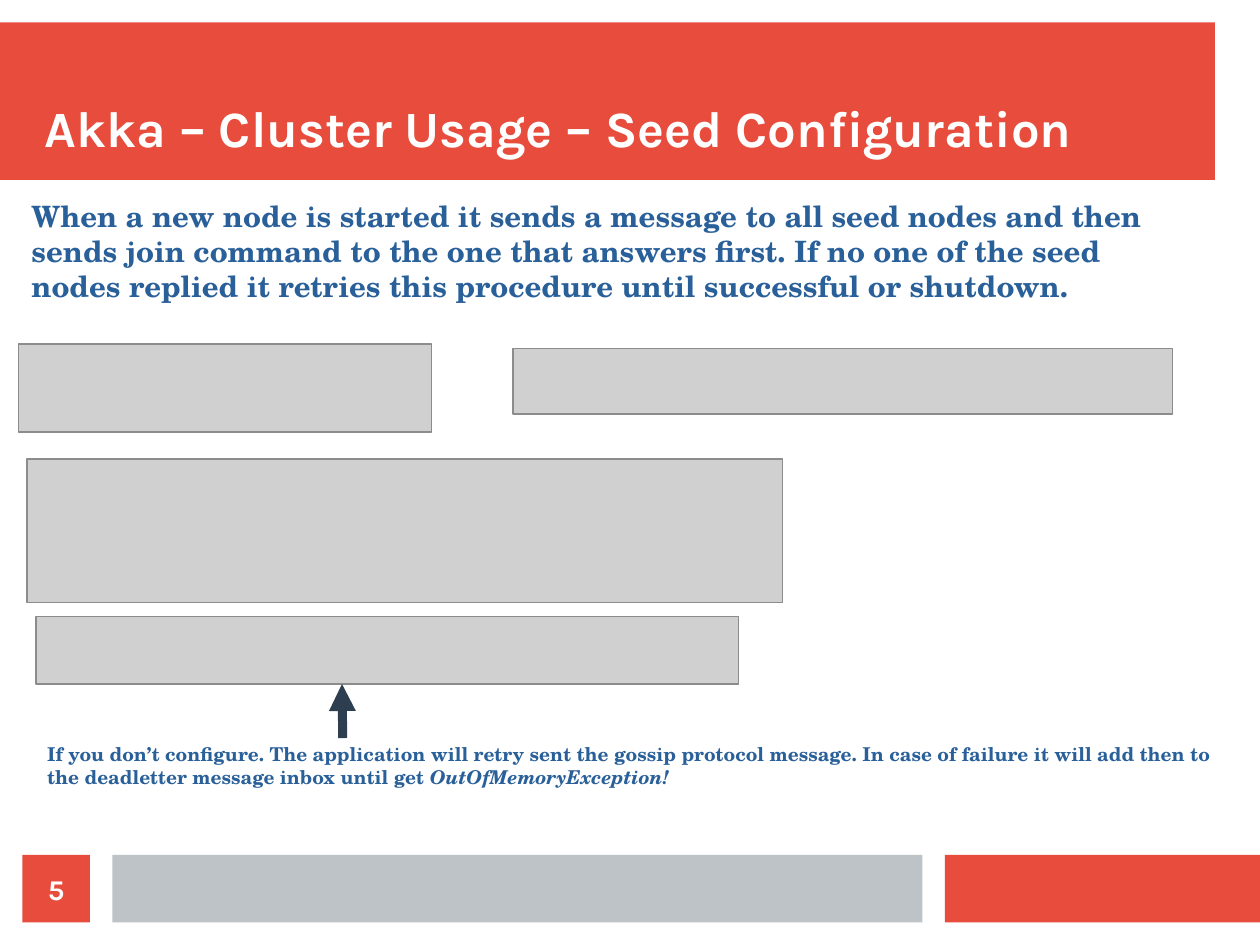
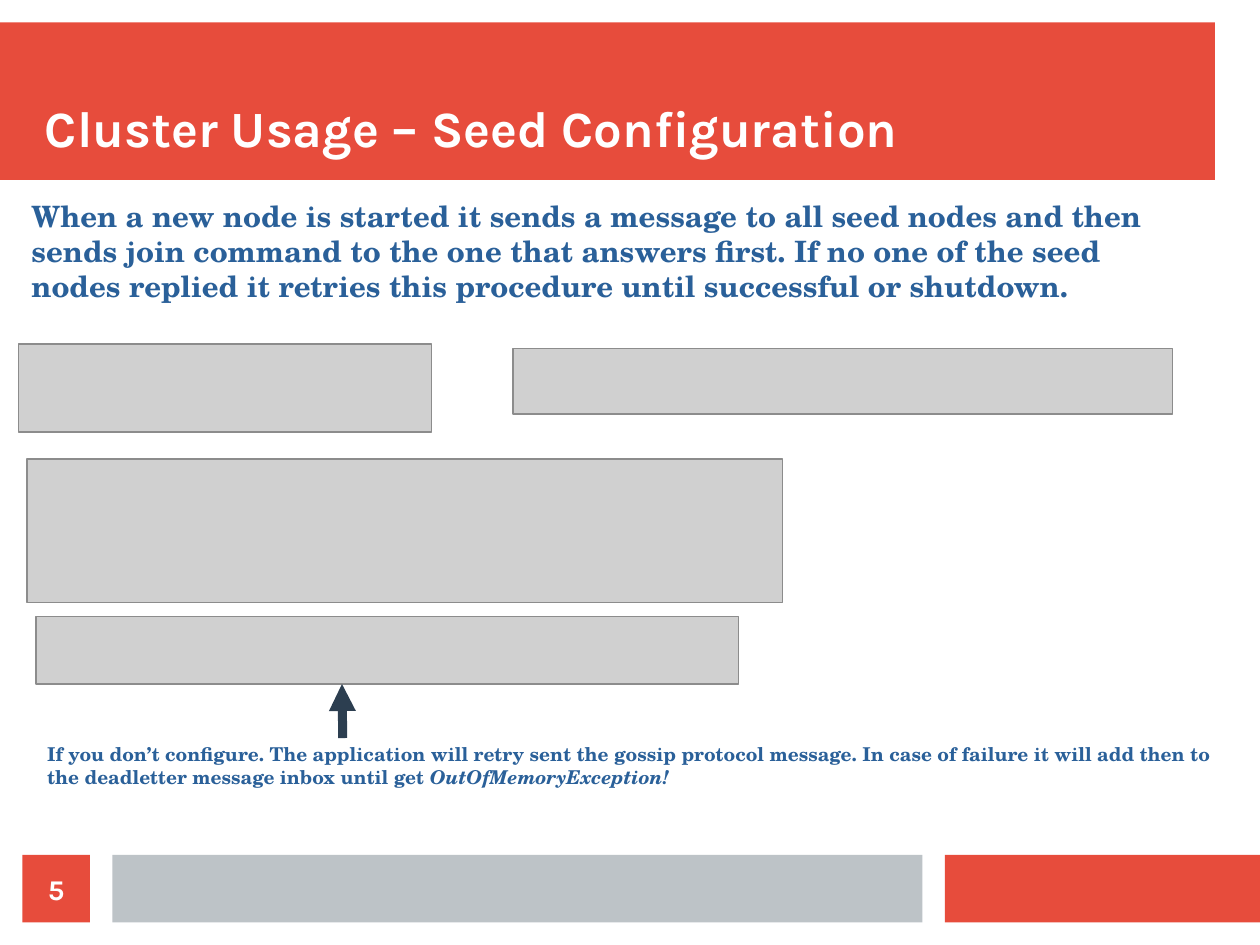
Before and after one commit to bytemania/akka-java-cluster, a slide deck: slide 5 of src/main/resources/res/presentation.odp. Drawn at 1260x945 pixels with LibreOffice and Linux fonts; fonts in the diff are those of the drawing; grey boxes stand for pictures. Boxes give left, top, right and bottom in pixels: in the first picture for what was removed or moved away, otherwise in the second. Text is boxed around its words. In the diff, an @@ line names an element or a change of style, - is before the commit and + after.

```diff
--- a/src/main/resources/res/presentation.odp
+++ b/src/main/resources/res/presentation.odp
@@ title at bbox=[45, 111, 898, 159]: text changed @@
-Akka – Cluster Usage – Seed Configuration
+Cluster Usage – Seed Configuration
```
Also in this commit, not shown: 6 other slides changed, 21 slides added, 6 slides removed.
